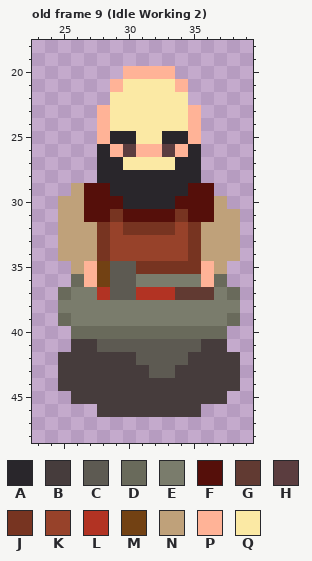
A pixel-art file gets an edit: assets/textures/blacksmith.ase. Above: the version before the commit.
64x64 pixels, 31 frames. Colours within 5 levels of each other are drawn and written as one. Shown: old frame 9 (Idle Working 2): x 23..39, y 18..48.
Palette (. is transparent): A #29262b  B #463c3c  C #5d5a52  D #696a5b  E #7a7c6c  F #550f0a  G #613a32  H #5b3d3f  J #773421  K #97422a  L #b23323  M #724113  N #bfa17a  P #ffb397  Q #fbe9a4
Pixels before, old frame 9 (Idle Working 2), first column x 25:
20 .....PPPP.....
21 ....PQQQQP....
22 ....QQQQQQ....
23 ...PQQQQQQP...
24 ...PQQQQQQP...
25 ...PAAQQAAP...
26 ...APHPPHPA...
27 ...AAQQQQAA...
28 ...AAAAAAAA...
29 .NFFAAAAAAFF..
30 NNFFFAAAAFFFN.
31 NNFFJFFFFJFFNN
32 NNNJKJJJJKJNNN
33 NNNJKKKKKKJNNN
34 NNNJKKKKKKJNNN
35 .NPMCCJJJJJPN.
36 .DPMCCEEEEEPD.
37 DEELCCLLLGGGED
38 EEEEEEEEEEEEEE
39 DEEEEEEEEEEEED
40 .DDDDDDDDDDDD.
41 .BBCCCCCCCCBB.
42 BBBBBBCCCCBBBB
43 BBBBBBBCCBBBBB
44 BBBBBBBBBBBBBB
45 .BBBBBBBBBBBB.
46 ...BBBBBBBB...
After:
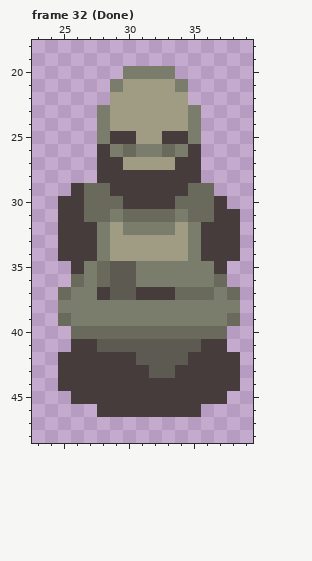
A new or re-ordered frame is compared with the old frame closest to it.
Diff:
frames 31 -> 32
colour Q: #fbe9a4 -> #a09b83
Frame 32 (Done) is new; against old frame 9 (Idle Working 2):
y 20: x 30..33 PPPP -> EEEE
y 21: x 29 P -> E; x 34 P -> E
y 23..24: x 28 P -> E; x 35 P -> E
y 25: x 28..30 PAA -> EBB; x 33..35 AAP -> BBE
y 26: x 28..35 APHPPHPA -> BEDEEDEB
y 27: x 28..29 AA -> BB; x 34..35 AA -> BB
y 28: x 28..35 AAAAAAAA -> BBBBBBBB
y 29: x 26..36 NFFAAAAAAFF -> BDDBBBBBBDD
y 30: x 25..37 NNFFFAAAAFFFN -> BBDDDBBBBDDDB
y 31: x 25..38 NNFFJFFFFJFFNN -> BBDDEDDDDEDDBB
y 32: x 25..38 NNNJKJJJJKJNNN -> BBBEQEEEEQEBBB
y 33..34: x 25..38 NNNJKKKKKKJNNN -> BBBEQQQQQQEBBB
y 35: x 26..28 NPM -> BED; x 31..37 JJJJJPN -> EEEEEEB
y 36: x 27..28 PM -> ED; x 36 P -> E
y 37: x 28 L -> B; x 31..36 LLLGGG -> BBBDDD
Changed places in both pictures, as pixel boxes (x1, y1, x2, y2):
changed: (58, 66, 240, 300)
